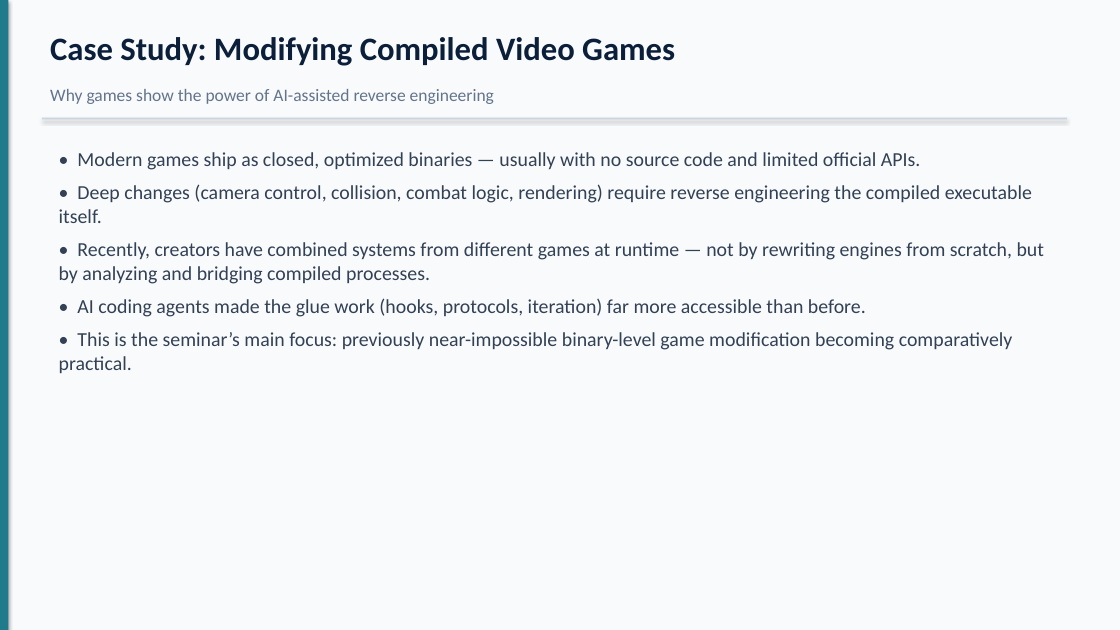
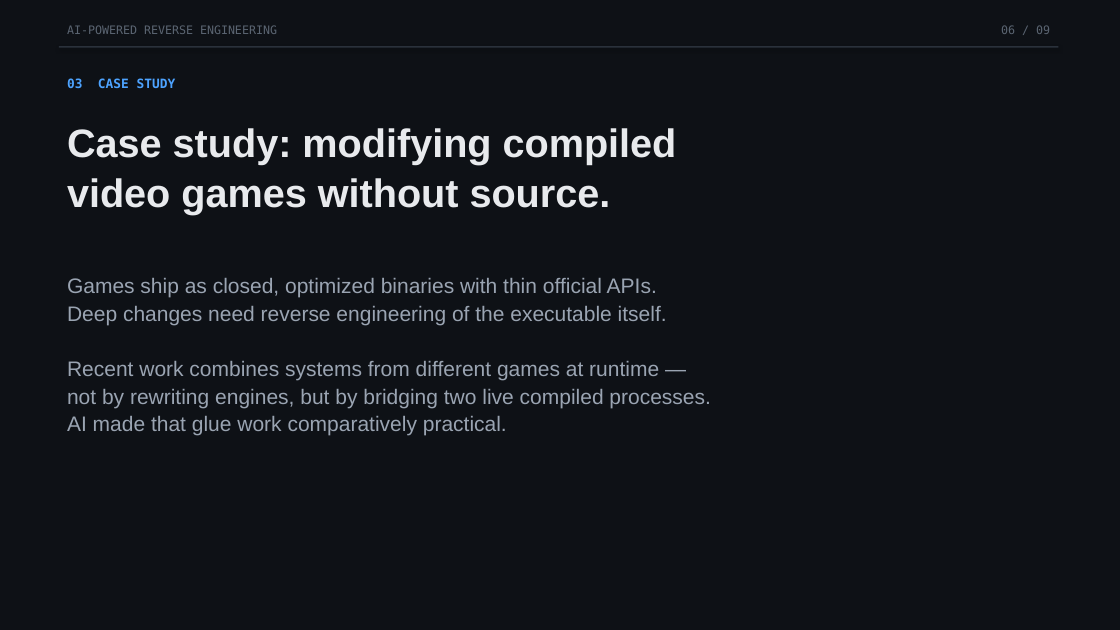
Before and after one commit to Ankritjarngal/coding-platform-assignment, a slide deck: slide 6 of seminar/Ankrit_Jarngal_2023BSE028_Seminar_PPT.pptx. Drawn at 1120x630 pixels with LibreOffice and Linux fonts; fonts in the diff are those of the drawing. Boxes give left, top, right and bottom in pixels: in the first picture for what was removed or moved away, otherwise in the second. Text is boxed around its words. In the diff, an @@ line names an element or a change of style, - is before the commit and + after.

```diff
--- a/seminar/Ankrit_Jarngal_2023BSE028_Seminar_PPT.pptx
+++ b/seminar/Ankrit_Jarngal_2023BSE028_Seminar_PPT.pptx
@@ background #F8FAFC to #0E1116 @@
@@ rectangle removed at bbox=[0, 0, 8, 630] @@
@@ text added at bbox=[67, 25, 277, 34], 10 pt, text #5B6572 @@
+AI-POWERED REVERSE ENGINEERING
@@ text added at bbox=[1001, 25, 1050, 34], 10 pt, text #5B6572 @@
+06 / 09
@@ rectangle: place and size @@
-rectangle at bbox=[42, 118, 1067, 119]
+rectangle at bbox=[59, 46, 1059, 48]
@@ rectangle at bbox=[59, 46, 1059, 48]: fill #CBD5E1 to #2A313B @@
@@ text removed at bbox=[50, 89, 494, 104] @@
-Why games show the power of AI-assisted reverse engineering
@@ text added at bbox=[67, 78, 176, 88], 11 pt, text #4DA3FF, bold @@
+03 CASE STUDY
@@ text at bbox=[67, 128, 677, 214]: text changed; size 28 to 34 pt; font Calibri to Arial; text colour #0B1F3A to #E8EAED @@
-Case Study: Modifying Compiled Video Games
+Case study: modifying compiled
+video games without source.
@@ text at bbox=[67, 278, 710, 436]: text changed; size 17 to 18 pt; font Calibri to Arial; text colour #334155 to #9AA4B2 @@
-• Modern games ship as closed, optimized binaries — usually with no source code and limited official APIs.
-• Deep changes (camera control, collision, combat logic, rendering) require reverse engineering the compiled executable itself.
-• Recently, creators have combined systems from different games at runtime — not by rewriting engines from scratch, but by analyzing and bridging compiled processes.
-• AI coding agents made the glue work (hooks, protocols, iteration) far more accessible than before.
-• This is the seminar’s main focus: previously near-impossible binary-level game modification becoming comparatively practical.
+Games ship as closed, optimized binaries with thin official APIs.
+Deep changes need reverse engineering of the executable itself.
+Recent work combines systems from different games at runtime —
+not by rewriting engines, but by bridging two live compiled processes.
+AI made that glue work comparatively practical.
```
Also in this commit, not shown: 4 other slides changed, 4 slides added, 4 slides removed, 9 other files.
